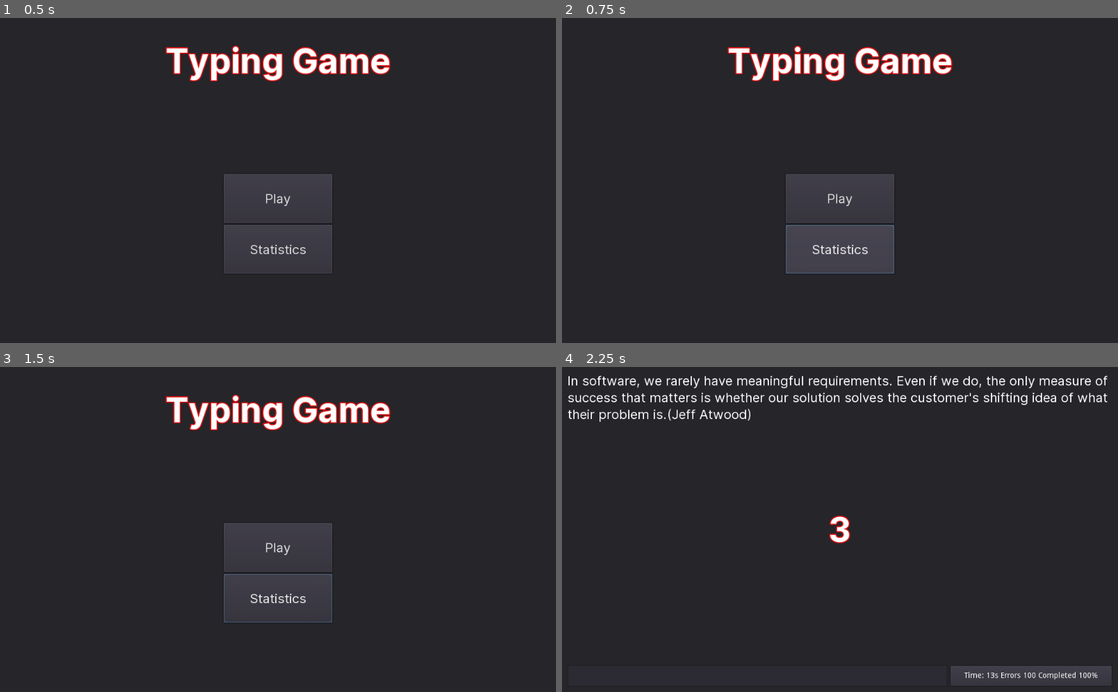
Above: before the commit, frames 1-4 (two rows, left to right).
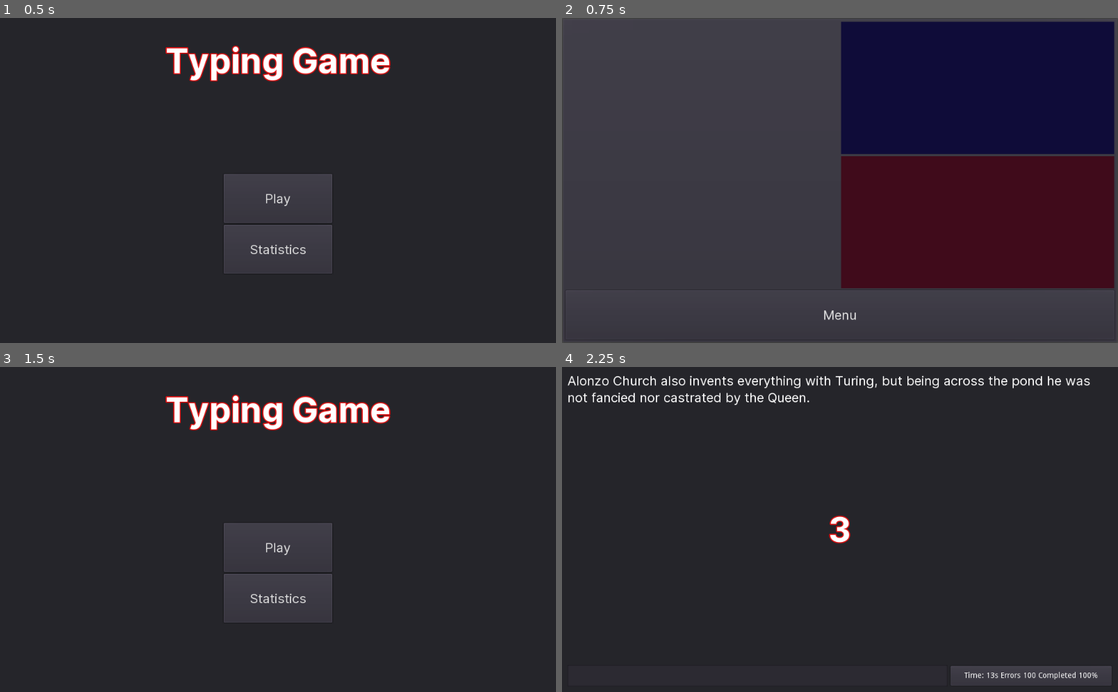
Above: after the commit, the same moments.

Repository: TeddyDD/brackets
Game: Godot game, scene res://Menu.tscn
Two runs of this game, one before a commit and one after it. Both use one fixed random seed, a clock stepped at 60 frames per second and the inputs below.
Inputs (mouse positions are in pixels of both pictures, inside the frame that each line leads up to):
- Up to frame 1 (0.5 s): no input
- Up to frame 2 (0.75 s): click "Statistics" at 0.5 s
- Up to frame 3 (1.5 s): click (278, 662) at 1.25 s, where only the run after the commit has a clickable "Menu"
- Up to frame 4 (2.25 s): click "Play" at 2 s

Frame 1 is identical in both runs. In frame 2, 81% of the frame differs, in the area x 0-100%, y 0-100%; in frame 3, 0.1%; in frame 4, 3.1%.

Commit message:
done

Diff:
--- a/task4/Main.tscn
+++ b/task4/Main.tscn
@@ -32,7 +32,7 @@
 custom_fonts/normal_font = ExtResource( 3 )
 bbcode_enabled = true
 bbcode_text = "Hello [color=#bada55]my[/color] [b]fucking[/b] [color=red]world[/color]"
-text = "hello"
+text = "Hello my fucking world"
 
 [node name="HBoxContainer" type="HBoxContainer" parent="VBoxContainer"]
 margin_top = 540.0
@@ -82,6 +82,7 @@
 text = "3"
 
 [node name="debug" type="Label" parent="."]
+visible = false
 margin_right = 40.0
 margin_bottom = 14.0
 [connection signal="text_changed" from="VBoxContainer/HBoxContainer/input" to="." method="_on_input_text_changed"]
--- a/task4/Menu.gd
+++ b/task4/Menu.gd
@@ -6,7 +6,7 @@
 func random_text() -> String:
 	randomize()
 	var f := File.new() as File
-	f.open("res://data/quotes.txt", File.READ)
+	f.open("res://data/langs.txt", File.READ)
 	var lines := f.get_as_text()
 	var arr := lines.split("\n", false)
 	f.close()
@@ -28,4 +28,4 @@
 	get_tree().change_scene("res://Main.tscn")
 
 func stats():
-	pass
+	get_tree().change_scene("res://scenes/Stats.tscn")
--- a/task4/Menu.tscn
+++ b/task4/Menu.tscn
@@ -54,3 +54,4 @@
 custom_fonts/font = ExtResource( 3 )
 text = "Statistics"
 [connection signal="pressed" from="VBoxContainer/play" to="." method="play"]
+[connection signal="pressed" from="VBoxContainer/stats" to="." method="stats"]
--- a/task4/scenes/Graph.gd
+++ b/task4/scenes/Graph.gd
@@ -4,11 +4,10 @@
 var points = []
 export(Color) var bg = Color(0.067797, 0.057709, 0.242188)
 export(Color) var fg = Color(0.059601, 0.699896, 0.847656)
+export(float) var margin = 30
 
 func _ready():
 	connect("resized",self, "redraw")
-	for i in range(300):
-		points.append(rand_range(-100,100))
 
 func _process(delta):
 	update()
@@ -24,8 +23,8 @@
 	for i in range(points.size()):
 		var p = points[i]
 		var v = Vector2()
-		v.y = range_lerp(p, mn, mx, rect_size.y, 0)
-		v.x = range_lerp(i, 0, points.size(), 0, rect_size.x)
+		v.y = range_lerp(p, mn, mx, rect_size.y - margin, 0 + margin)
+		v.x = range_lerp(i, 0, points.size(), 0 + margin, rect_size.x - margin)
 		if get_local_mouse_position().distance_squared_to(v) < 5:
 			hint_tooltip = str(p)
 		draw_circle(v, 3, fg)
--- a/task4/scenes/Stats.gd
+++ b/task4/scenes/Stats.gd
@@ -1,19 +1,26 @@
 extends Control
 
-# Declare member variables here. Examples:
-# var a = 2
-# var b = "text"
+func _ready():
+	global.read_save()
+	var result = global.result
+	if result:
+		global.results.append(result)
+	global.write_save()
+	if global.results.empty():
+		return
+	result = global.results[-1]
+	$PanelContainer/hbox/HBoxContainer/result.bbcode_text = \
+	"Recent game\n[color=#0fb2d8]CPM: %s[/color]\n[color=#d80f93]Mistakes %d[/color]"\
+	% [result.chars / (result.time / 60), result.mistakes]
+	global.result = null
 
-# Called when the node enters the scene tree for the first time.
-func _ready():
-	var result = global.result
-	global.result = null
-	$PanelContainer/CenterContainer/result.text = "CPM: %s\nMistakes %d"\
-	% [result.chars / (result.time / 60), result.mistakes]
-	global.read_save()
-	global.results.append(result)
-	global.write_save()
-
+	var cpms = []
+	var mistakes = []
+	for e in global.results:
+		mistakes.append(e.mistakes)
+		cpms.append(e.chars / (e.time / 60))
+	$PanelContainer/hbox/HBoxContainer/VBoxContainer/cpm.points = cpms
+	$PanelContainer/hbox/HBoxContainer/VBoxContainer/mistakes.points = mistakes
 
 func _on_menu_pressed():
 	get_tree().change_scene("res://Menu.tscn")
--- a/task4/scenes/Stats.tscn
+++ b/task4/scenes/Stats.tscn
@@ -1,7 +1,8 @@
-[gd_scene load_steps=3 format=2]
+[gd_scene load_steps=4 format=2]
 
 [ext_resource path="res://scenes/Stats.gd" type="Script" id=1]
 [ext_resource path="res://fonts/inter.tres" type="DynamicFont" id=2]
+[ext_resource path="res://scenes/Graph.tscn" type="PackedScene" id=3]
 
 [node name="stats" type="Control"]
 anchor_right = 1.0
@@ -12,30 +13,58 @@
 anchor_right = 1.0
 anchor_bottom = 1.0
 
-[node name="CenterContainer" type="VBoxContainer" parent="PanelContainer"]
+[node name="hbox" type="VBoxContainer" parent="PanelContainer"]
 margin_left = 7.0
 margin_top = 7.0
 margin_right = 1017.0
 margin_bottom = 593.0
 
-[node name="result" type="Label" parent="PanelContainer/CenterContainer"]
-margin_top = 198.0
+[node name="HBoxContainer" type="HBoxContainer" parent="PanelContainer/hbox"]
 margin_right = 1010.0
-margin_bottom = 294.0
+margin_bottom = 492.0
 size_flags_horizontal = 3
-size_flags_vertical = 6
-custom_fonts/font = ExtResource( 2 )
-text = "Foo
-Bar
-Baz"
-align = 1
-valign = 1
+size_flags_vertical = 3
 
-[node name="menu" type="Button" parent="PanelContainer/CenterContainer"]
+[node name="result" type="RichTextLabel" parent="PanelContainer/hbox/HBoxContainer"]
+margin_right = 503.0
+margin_bottom = 492.0
+size_flags_horizontal = 3
+size_flags_vertical = 7
+custom_fonts/normal_font = ExtResource( 2 )
+bbcode_enabled = true
+
+[node name="VBoxContainer" type="VBoxContainer" parent="PanelContainer/hbox/HBoxContainer"]
+margin_left = 507.0
+margin_right = 1010.0
+margin_bottom = 492.0
+size_flags_horizontal = 3
+size_flags_vertical = 3
+
+[node name="cpm" parent="PanelContainer/hbox/HBoxContainer/VBoxContainer" instance=ExtResource( 3 )]
+anchor_right = 0.0
+anchor_bottom = 0.0
+margin_right = 503.0
+margin_bottom = 244.0
+size_flags_horizontal = 3
+size_flags_vertical = 3
+fg = Color( 0.0588235, 0.698039, 0.847059, 1 )
+
+[node name="mistakes" parent="PanelContainer/hbox/HBoxContainer/VBoxContainer" instance=ExtResource( 3 )]
+anchor_right = 0.0
+anchor_bottom = 0.0
+margin_top = 248.0
+margin_right = 503.0
+margin_bottom = 492.0
+size_flags_horizontal = 3
+size_flags_vertical = 3
+bg = Color( 0.25098, 0.0431373, 0.105882, 1 )
+fg = Color( 0.847059, 0.0588235, 0.576471, 1 )
+
+[node name="menu" type="Button" parent="PanelContainer/hbox"]
 margin_top = 496.0
 margin_right = 1010.0
 margin_bottom = 586.0
 rect_min_size = Vector2( 0, 90 )
 custom_fonts/font = ExtResource( 2 )
 text = "Menu"
-[connection signal="pressed" from="PanelContainer/CenterContainer/menu" to="." method="_on_menu_pressed"]
+[connection signal="pressed" from="PanelContainer/hbox/menu" to="." method="_on_menu_pressed"]
Not shown, added: task4/data/langs.txt
Not shown, added: task4/export_presets.cfg
